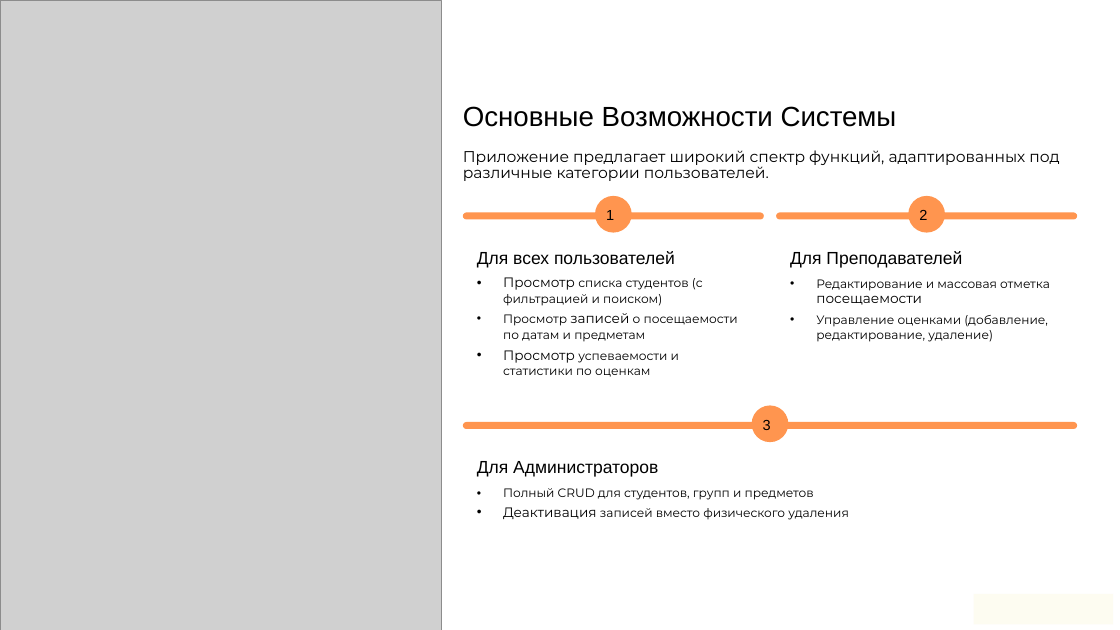
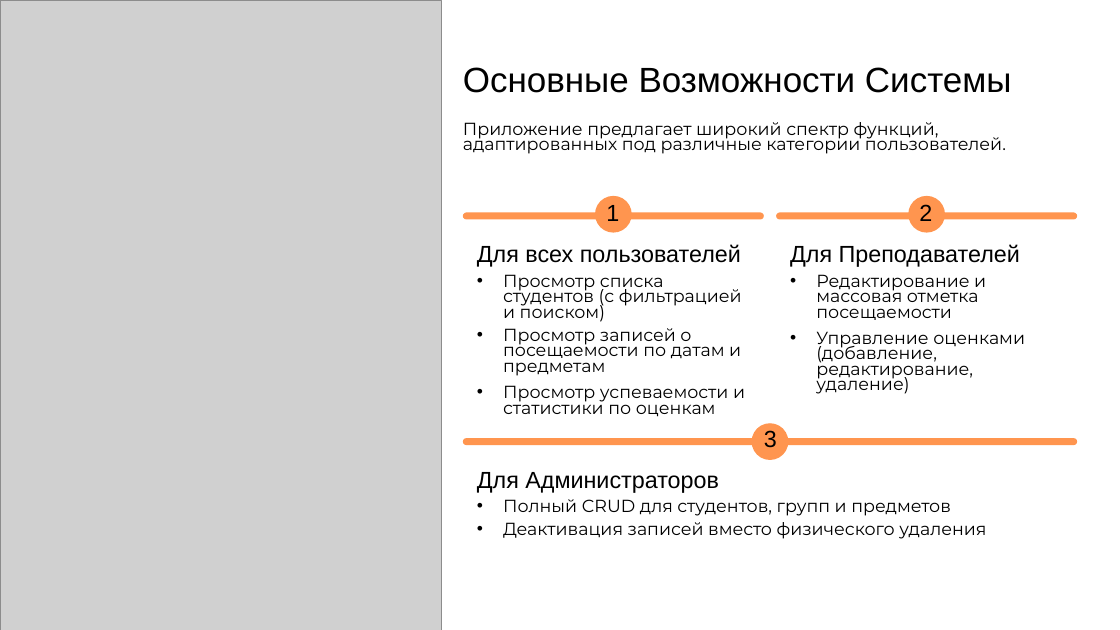
Before and after one commit to tiodio324/ClassSchedule-13, a slide deck: slide 3 of 492 ВКР Смирнов Никита.pptx. Drawn at 1120x630 pixels with LibreOffice and Linux fonts; fonts in the diff are those of the drawing; grey boxes stand for pictures. Boxes give left, top, right and bottom in pixels: in the first picture for what was removed or moved away, otherwise in the second. Text is boxed around its words. In the diff, an @@ line names an element or a change of style, - is before the commit and + after.

Commit message:
ВКР на 100% (добавление диаграмм в презентацию)

```diff
--- a/492 ВКР Смирнов Никита.pptx
+++ b/492 ВКР Смирнов Никита.pptx
@@ text "Основные Возможности Системы": place and size @@
-text "Основные Возможности Системы" at box(463, 106, 897, 127)
+text "Основные Возможности Системы" at box(463, 67, 1012, 93)
@@ text "Основные Возможности Системы" at box(463, 67, 1012, 93): size 28.5 to 36 pt @@
@@ text "Приложение предлагает широкий спектр функций, ...": place and size @@
-text "Приложение предлагает широкий спектр функций, ..." at box(463, 150, 1059, 181)
+text "Приложение предлагает широкий спектр функций, ..." at box(463, 122, 1006, 154)
@@ text "Приложение предлагает широкий спектр функций, ..." at box(463, 122, 1006, 154): size 16 to 18 pt @@
@@ text "1" at box(606, 205, 619, 221): size 15 to 24 pt; alignment left to centre @@
@@ rounded rectangle: place and size @@
-rounded rectangle at box(776, 214, 1077, 393)
+rounded rectangle at box(778, 198, 1079, 377)
@@ text "2" at box(919, 204, 932, 221): size 15 to 24 pt @@
@@ text "Просмотр списка студентов (с фильтрацией ..." at box(503, 274, 742, 322): size 14 to 18 pt in "Просмотр"; size 12.5 to 18 pt in "списка студентов (с фильтрацией и поиском)" @@
@@ text "Редактирование и массовая отметка посещаемости" at box(816, 274, 986, 320): size 12.5 to 18 pt in "Редактирование и массовая отметка"; size 14 to 18 pt in "посещаемости" @@
@@ text "Просмотр записей о посещаемости по ...": place and size @@
-text "Просмотр записей о посещаемости по ..." at box(503, 313, 738, 342)
+text "Просмотр записей о посещаемости по ..." at box(503, 328, 741, 376)
@@ text "Просмотр записей о посещаемости по ..." at box(503, 328, 741, 376): size 12.5 to 18 pt in "Просмотр о посещаемости по датам и предметам"; size 14 to 18 pt in "записей" @@
@@ text "Управление оценками (добавление, редактирование, удаление)" at box(816, 331, 1025, 394): size 12.5 to 18 pt @@
@@ text "Управление оценками (добавление, редактирование, удаление)": place and size @@
-text "Управление оценками (добавление, редактирование, удаление)" at box(816, 315, 1048, 342)
+text "Управление оценками (добавление, редактирование, удаление)" at box(816, 331, 1025, 394)
@@ text "Просмотр успеваемости и статистики по ...": place and size @@
-text "Просмотр успеваемости и статистики по ..." at box(503, 350, 679, 377)
+text "Просмотр успеваемости и статистики по ..." at box(503, 385, 745, 417)
@@ text "Просмотр успеваемости и статистики по ..." at box(503, 385, 745, 417): size 14 to 18 pt in "Просмотр"; size 12.5 to 18 pt in "успеваемости и статистики по оценкам" @@
@@ 2 texts, 2 rounded rectangles: place and size @@
-2 texts, 2 rounded rectangles at box(463, 422, 1077, 535)
+2 texts, 2 rounded rectangles at box(463, 438, 1077, 551)
@@ 2 texts, 1 rounded rectangle: place and size @@
-2 texts, 1 rounded rectangle at box(503, 405, 849, 520)
+2 texts, 1 rounded rectangle at box(503, 424, 986, 539)
@@ text "3" at box(764, 430, 777, 448): size 15 to 24 pt @@
@@ size 18 to 24 pt in 3 elements at box(477, 244, 741, 267), box(790, 244, 1020, 267), box(477, 472, 719, 493) @@
@@ text "Полный CRUD для студентов, групп ..." at box(503, 499, 951, 516): size 12.5 to 18 pt @@
@@ text "Деактивация записей вместо физического удаления" at box(503, 522, 986, 539): size 14 to 18 pt in "Деактивация"; size 12.5 to 18 pt in "записей вместо физического удаления" @@
```
Also in this commit, not shown: 6 other slides changed, 4 slides added, 2 slides removed, 1 other file.
